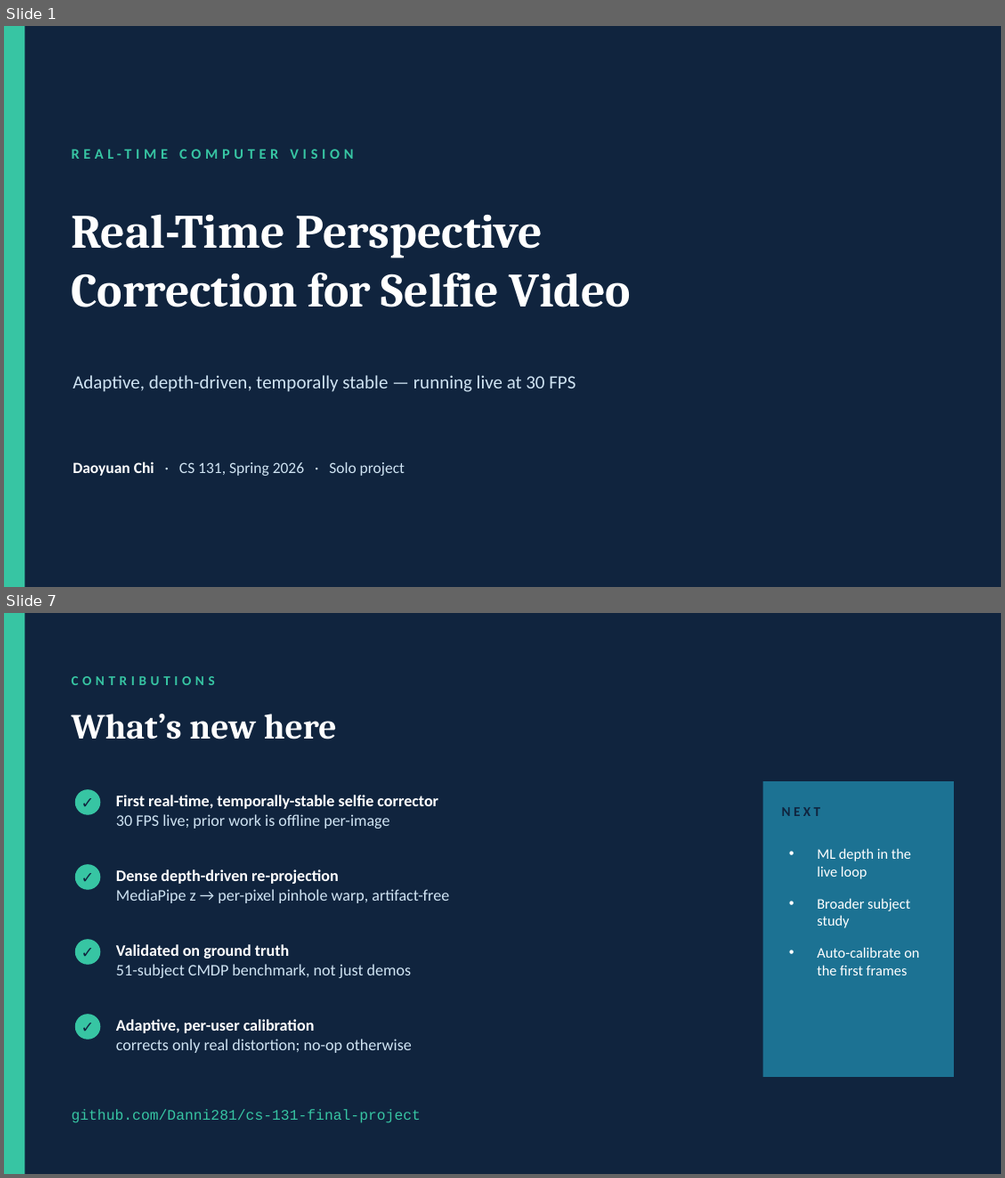
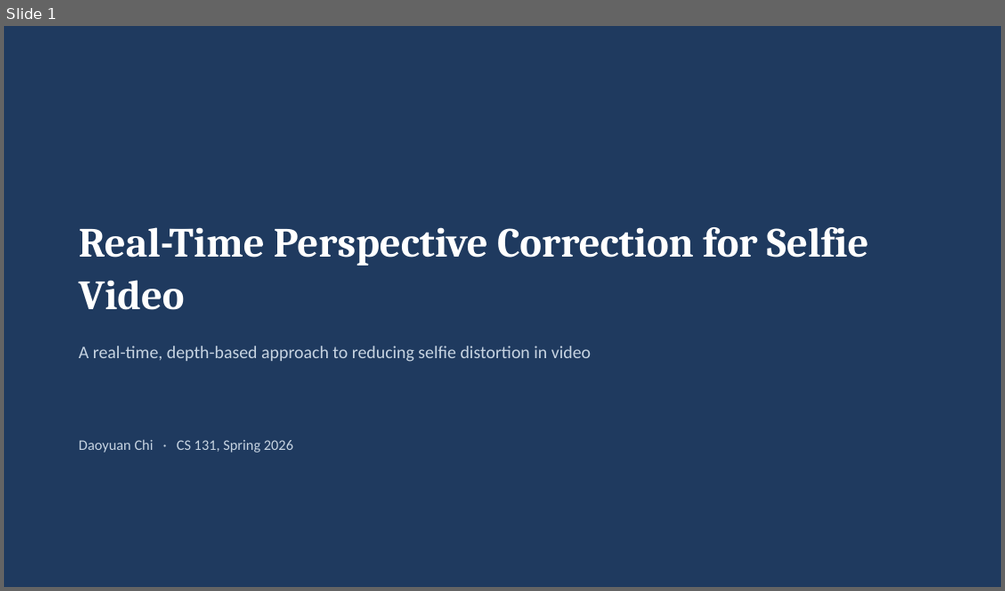
Before and after one commit to Danni281/selfie-perspective-correction, a slide deck: report/demo_slides.pptx. Shown one above the other, each under a label of ours: slides 1 and 7 before the commit, slide 1 after it; the slides between them are not shown. The pictures are 1005x1178 and 1005x591 pixels, drawn with LibreOffice and Linux fonts; fonts in the diff are those of the drawing. Boxes give left, top, right and bottom in pixels: in the first picture for what was removed or moved away, otherwise in the second. Text is boxed around its words. In the diff, an @@ line names an element or a change of style, - is before the commit and + after.

Commit message:
Rebuild demo deck: modest wording, minimal decoration, no face example
Per request: removed the 3-panel face before/after/truth figure from the
deck, plain white slides with a single navy heading and one accent color
(dropped the colored cards, accent bars, stat callouts, and icons), and
hedged the language throughout ("explore whether", "appears to be the
main limit", "roughly 23-30 FPS", "closing roughly 38-93%"). Seven
slides: title, problem, method pipeline, jitter result, CMDP result,
two observations + limitations, summary. Charts and the CMDP figure
unchanged.

```diff
--- a/report/demo_slides.pptx
+++ b/report/demo_slides.pptx
@@ slide 7 removed at [4, 613, 1001, 1174], background #10243E @@
@@ rectangle removed at [4, 613, 25, 1174] @@
@@ text removed at [72, 676, 215, 685] @@
-CONTRIBUTIONS
@@ text removed at [72, 714, 337, 739] @@
-What’s new here
@@ ellipse removed at [75, 789, 100, 815] @@
@@ text removed at [75, 789, 100, 815] @@
-✓
@@ text removed at [116, 795, 438, 828] @@
-First real-time, temporally-stable selfie corrector
-30 FPS live; prior work is offline per-image
@@ rectangle removed at [763, 781, 954, 1077] @@
@@ text removed at [782, 807, 821, 816] @@
-NEXT
@@ text removed at [817, 848, 919, 975] @@
-• ML depth in the live loop
-• Broader subject study
-• Auto-calibrate on the first frames
@@ ellipse removed at [75, 864, 100, 890] @@
@@ text removed at [75, 864, 100, 890] @@
-✓
@@ text removed at [116, 869, 449, 903] @@
-Dense depth-driven re-projection
-MediaPipe z → per-pixel pinhole warp, artifact-free
@@ ellipse removed at [75, 939, 100, 965] @@
@@ text removed at [75, 939, 100, 965] @@
-✓
@@ text removed at [116, 944, 412, 978] @@
-Validated on ground truth
-51-subject CMDP benchmark, not just demos
@@ ellipse removed at [75, 1013, 100, 1039] @@
@@ text removed at [75, 1013, 100, 1039] @@
-✓
@@ text removed at [116, 1019, 412, 1053] @@
-Adaptive, per-user calibration
-corrects only real distortion; no-op otherwise
@@ text removed at [72, 1109, 421, 1123] @@
-github.com/Danni281/cs-131-final-project
@@ slide 1 changed as well @@
@@ background #10243E to #1F3A5F @@
@@ rectangle removed at [4, 26, 25, 587] @@
@@ text at [79, 227, 869, 310]: text changed; size 46 to 40 pt @@
-Real-Time Perspective
-Correction for Selfie Video
+Real-Time Perspective Correction for Selfie Video
@@ text at [79, 346, 591, 362]: text changed; size 14 to 17 pt; text colour #37C5A3 to #C7D4E2; bold off @@
-REAL-TIME COMPUTER VISION
+A real-time, depth-based approach to reducing selfie distortion in video
@@ text removed at [73, 375, 575, 392] @@
-Adaptive, depth-driven, temporally stable — running live at 30 FPS
@@ text at [79, 439, 293, 452]: text changed; size 15 to 14 pt; text colour #CFE3F2 to #C7D4E2 @@
-Daoyuan Chi · CS 131, Spring 2026 · Solo project
+Daoyuan Chi · CS 131, Spring 2026
```
Also in this commit, not shown: 4 other slides changed, 2 slides added, 1 other slide removed, 1 other file.
